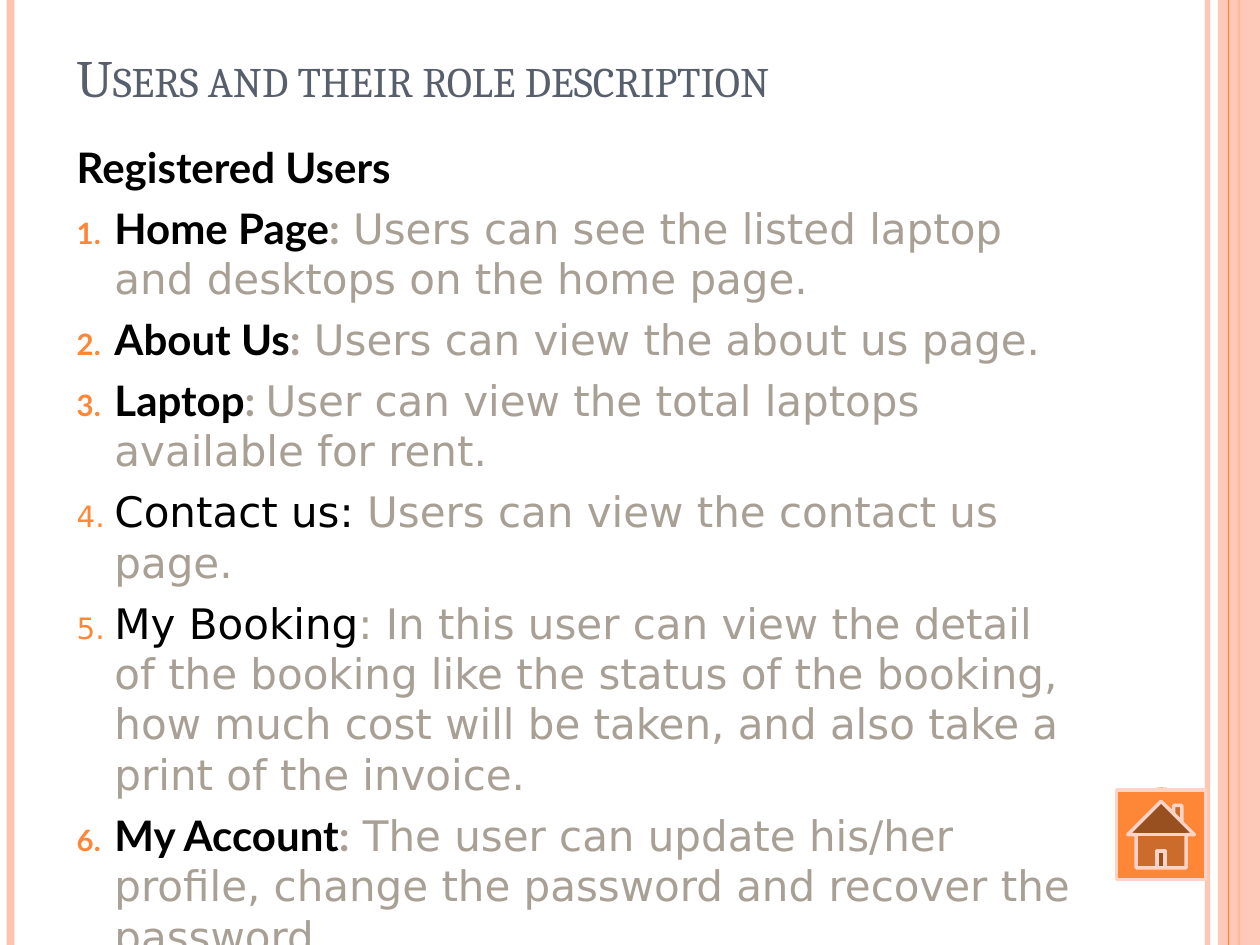
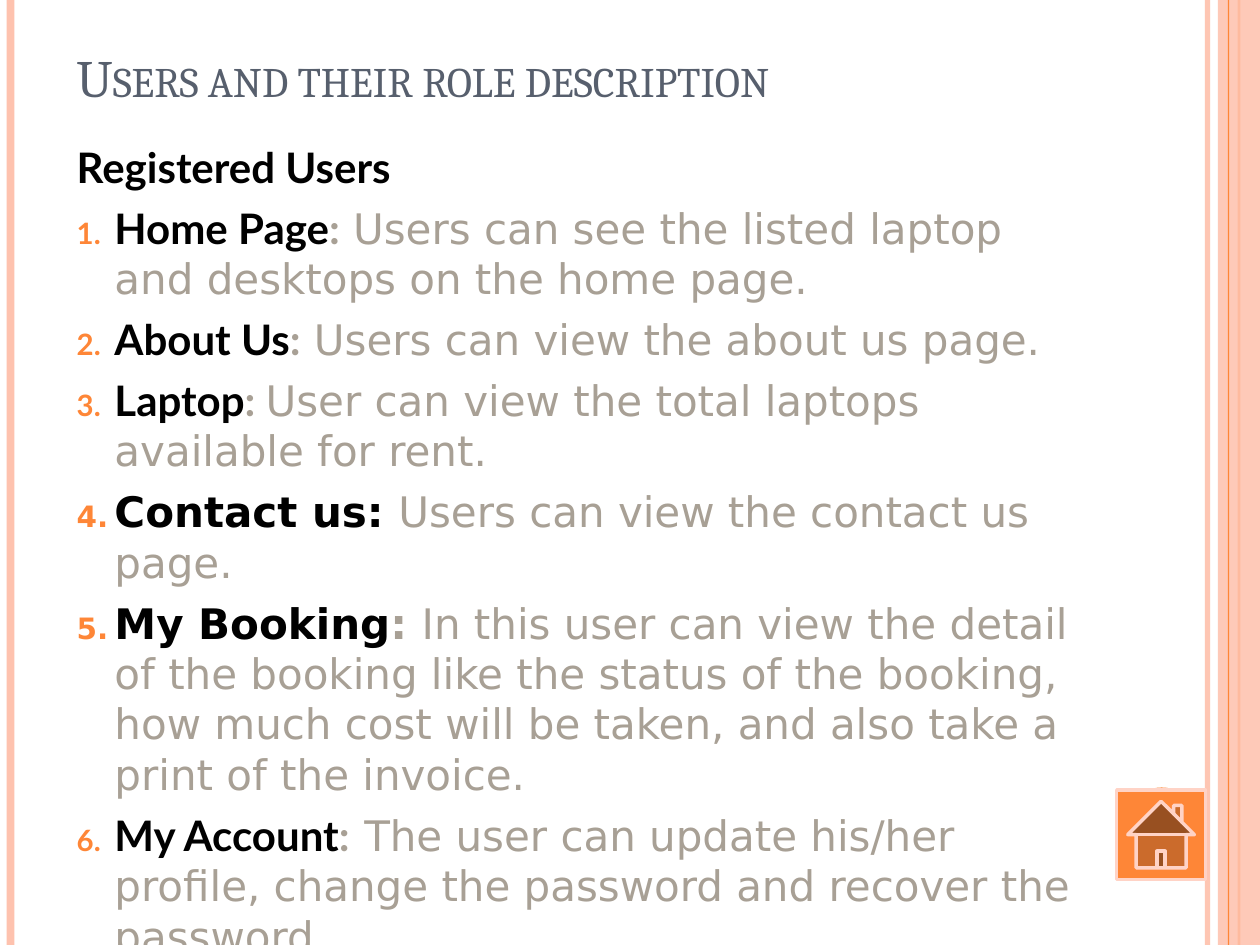
Before and after one commit to harshil-patel-21/laptop_rental, a slide deck: slide 8 of doc/laptop.pptx. Drawn at 1260x945 pixels with LibreOffice and Linux fonts; fonts in the diff are those of the drawing. Boxes give left, top, right and bottom in pixels: in the first picture for what was removed or moved away, otherwise in the second. Text is boxed around its words. In the diff, an @@ line names an element or a change of style, - is before the commit and + after.

```diff
--- a/doc/laptop.pptx
+++ b/doc/laptop.pptx
@@ text at (x1=114, y1=495, x2=1068, y2=799): bold on in "Contact us:", "My Booking:" @@
```
Also in this commit, not shown: 16 other files.
